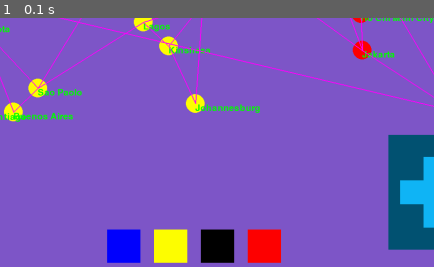
Above: before the commit, frame 1.
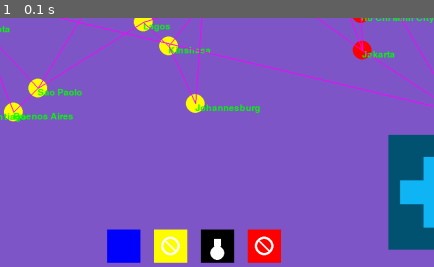
Above: after the commit, the same moment.

Repository: idonacmias/pandemic-pygame
Game: pygame game, started from display.py
Two runs of this game, one before a commit and one after it. Both use one fixed random seed, a clock stepped at 60 frames per second and the inputs below.
Inputs:
- Up to frame 1 (0.1 s): no input
The pictures show only the part of the screen within x 22-72%, y 50-100%; the shares and areas given below are measured in that part.

The runs differ from the first frame. In frame 1, 0.6% of the frame differs, in the area x 37-64%, y 87-98%.

Commit message:
add extinct symbol to cure bar, and changing cure symbol depending on cure status

Diff:
--- a/display.py
+++ b/display.py
@@ -39,8 +39,9 @@
     card.display_back_players_card(screen, PLAYERS_CARDS_POSITION)
     card.dispaly_front_player_card(screen, DISCARD_PLAYERS_CARDS_POSITION, cities['Lagos'], font)
     tokens.draw_infaction_scale(screen, font, 1)
+    tokens.draw_outbreak_bar(screen, font, 7)
+
     tokens.draw_medicen_bar(screen)
-    tokens.draw_outbreak_bar(screen, font, 7)
 
     FIRST_CITY = 'Atlanta'
     corent_city = cities[FIRST_CITY]
--- a/tokens.py
+++ b/tokens.py
@@ -1,6 +1,5 @@
 import pygame
 from color import colors_palet
-from card import draw_biohazerd
 from constances import INFACTION_SCALE_CUNTER, INFACTION_SCALE_POSITIONS, CURE_BAR_POINT, OUTBREAK_BAR_POINTS
 from Color import Color
 
@@ -28,9 +27,29 @@
 
     screen.blit(text_render, point)
 
-def draw_medicen_bar(screen, cure=[0,0,0,0]):
+def draw_medicen_bar(screen, cure=[0,2,1,2]):
     colors = list(Color.__members__)
     for color, point in enumerate(CURE_BAR_POINT):
         a,b,c,d = point[0], point[1], point[1] + 70, point[0] + 70
         squer_point = [(a, b), (a, c), (d, c), (d, b)]
         pygame.draw.polygon(surface=screen, color=colors_palet[colors[color]], points=squer_point)
+        if cure[color] == 1:
+            draw_medicen_symbol(screen, point)
+
+        if cure[color] == 2:
+            point = (point[0] + 35, point[1] + 35)
+            draw_extinct_symbol(screen, point, colors[color])
+
+def draw_medicen_symbol(screen, point):
+    a,b,c,d = point[0] + 28, point[1] + 20, point[1] + 35, point[0] + 42
+    squer_point = [(a, b), (a, c), (d, c), (d, b)]
+    pygame.draw.polygon(surface=screen, color=colors_palet['WHITE'], points=squer_point)
+
+    circle_point = (point[0] + 35, point[1] + 50)
+    pygame.draw.circle(surface=screen, color=colors_palet['WHITE'], center=circle_point, radius=15)
+
+def draw_extinct_symbol(screen, point, backruond_color):
+    pygame.draw.circle(surface=screen, color=colors_palet['WHITE'], center=point, radius=20)
+    pygame.draw.circle(surface=screen, color=colors_palet[backruond_color], center=point, radius=15)
+    a,b = (point[0] - 10, point[1] - 10), (point[0] + 10, point[1] + 10)
+    pygame.draw.line(screen, colors_palet['WHITE'], a, b, 5)
